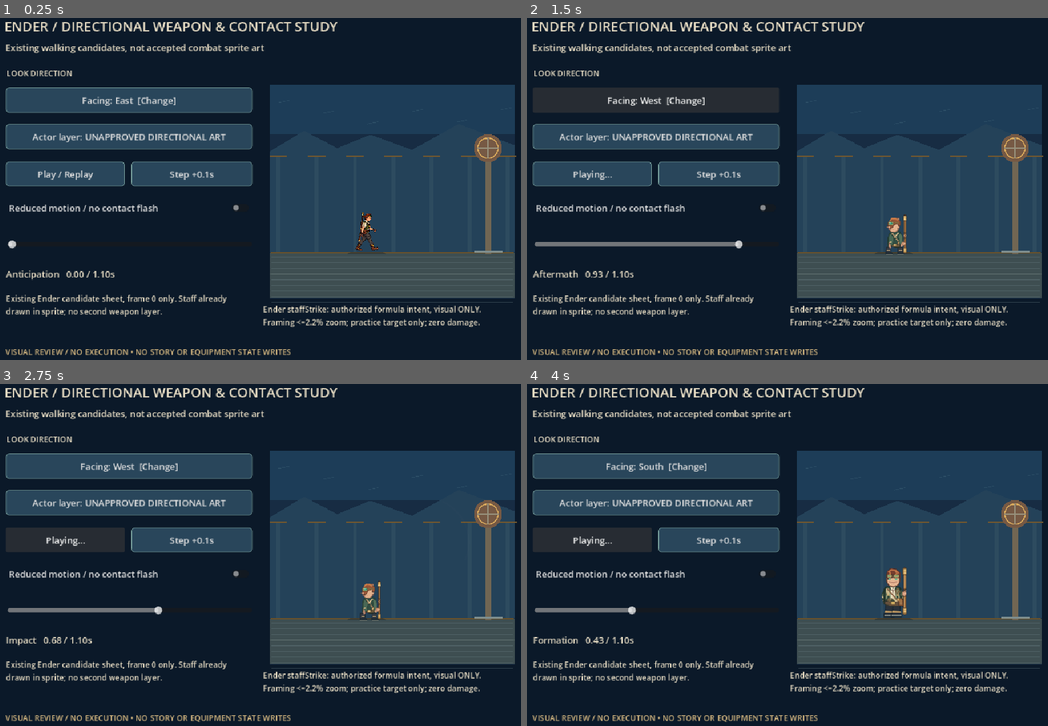
Above: before the commit, frames 1-4 (two rows, left to right).
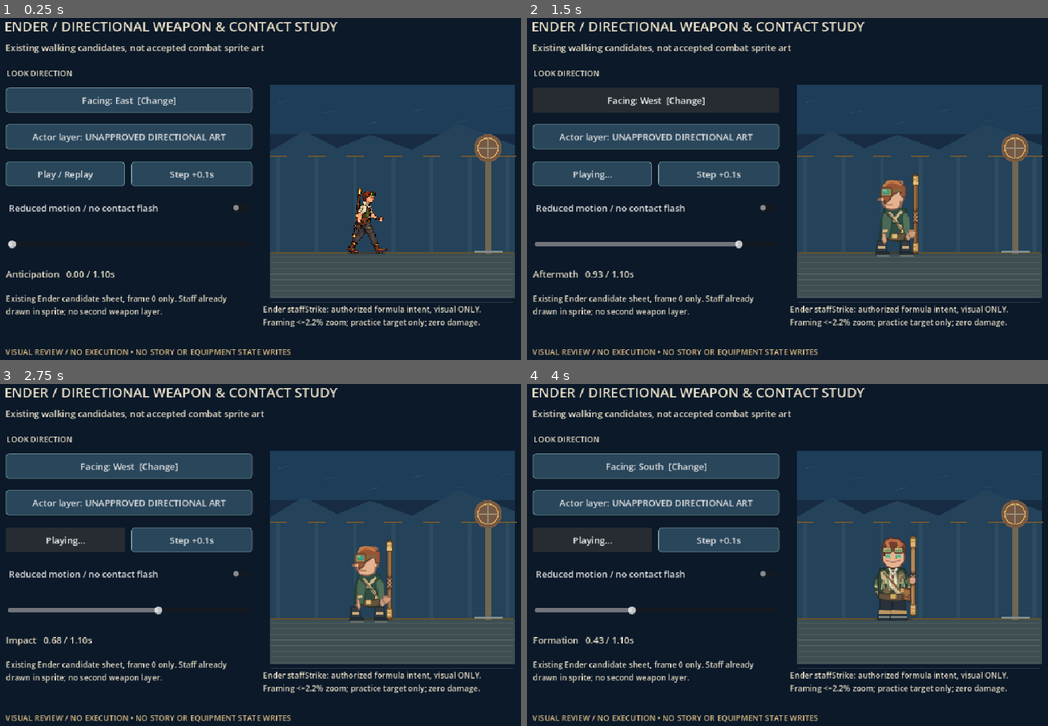
Above: after the commit, the same moments.

Repository: ndrorchestration/ToSailaStarrySky-jrpg
Game: Godot game, scene res://scenes/weapon_directional_cinematic_review.tscn
The game is run twice, just before and just after one commit, with the same random seed, the same clock (stepped at 60 frames per second) and the same inputs. This scene is started directly instead of the project's main scene.
Inputs:
- Up to frame 1 (0.25 s): no input
- Up to frame 2 (1.5 s): click "Play / Replay" at 0.5 s; click "Facing: East [Change]" at 1.25 s
- Up to frame 3 (2.75 s): click "Play / Replay" at 2 s
- Up to frame 4 (4 s): click "Facing: West [Change]" at 2.75 s; click "Play / Replay" at 3.5 s

The runs differ from the first frame. In frame 1, 0.6% of the frame differs, in the area x 66-75%, y 49-70%; in frame 2, 1.3%; in frame 3, 1.3%; in frame 4, 1.4%, in the area x 66-75%, y 44-70%.

Commit message:
feat(godot): normalize candidate combat-stage size while maintaining shared sole contact

Diff:
--- a/godot/scripts/weapon_directional_character_review.gd
+++ b/godot/scripts/weapon_directional_character_review.gd
@@ -10,12 +10,16 @@
 
 const FACINGS: Array[String] = ["east","west","south","north"]
 const ART_STATUS := "EXISTING_DIRECTIONAL_CANDIDATE_UNAPPROVED"
-const BASE_POSITIONS := {
-    "east": Vector2(-45.0,64.0),
-    "west": Vector2(-45.0,80.0),
-    "south": Vector2(-45.0,64.0),
-    "north": Vector2(-45.0,64.0)
+## Battle-stage readability normalization, NOT a change to source artwork.
+## Local bottom pixels vary a little between independently made candidates.
+const PRESENTATION_SCALE := {
+    "east":1.70, "west":1.70, "south":1.70, "north":1.70
 }
+const FOOT_LOCAL_Y := {
+    "east":44.0, "west":40.0, "south":44.0, "north":44.0
+}
+const REVIEW_SOLE_Y := 112.0
+const REVIEW_ACTOR_X := -45.0
 var facing: String = "east"
 var current_pose: Dictionary = {}
 var display_sprite: Sprite2D
@@ -62,13 +66,15 @@
     # Walking candidate frame 0 is not misrepresented as an attack animation.
     display_sprite.frame = 0
     display_sprite.flip_h = false
-    display_sprite.scale = Vector2(0.83,0.82) if facing == "west" else Vector2.ONE
+    var scale_factor := float(PRESENTATION_SCALE[facing])
+    display_sprite.scale = Vector2.ONE * scale_factor
     var x_offset := 0.0
     var y_offset := 0.0
     if not bool(current_pose.get("motionReduced",false)):
         x_offset = float(current_pose.get("advance",0.0))*0.32
         y_offset = float(current_pose.get("bob",0.0))*0.20
-    display_sprite.position = Vector2(BASE_POSITIONS[facing]) + Vector2(x_offset,y_offset)
+    var center_y := REVIEW_SOLE_Y - float(FOOT_LOCAL_Y[facing])*scale_factor
+    display_sprite.position = Vector2(REVIEW_ACTOR_X,center_y) + Vector2(x_offset,y_offset)
     display_sprite.rotation_degrees = 0.0
     queue_redraw()
 
@@ -81,6 +87,9 @@
         "texturePath":display_sprite.texture.resource_path,
         "staffAlreadyInSprite":true,"geometricWeaponOverlayAuthorized":false,
         "combatActionExecuted":false,
+        "groundedReviewSoleY":display_sprite.position.y
+            + float(FOOT_LOCAL_Y[facing])*display_sprite.scale.y,
+        "presentationScale":display_sprite.scale.y,
         "motionReduced":bool(current_pose.get("motionReduced",false))
     }
 
